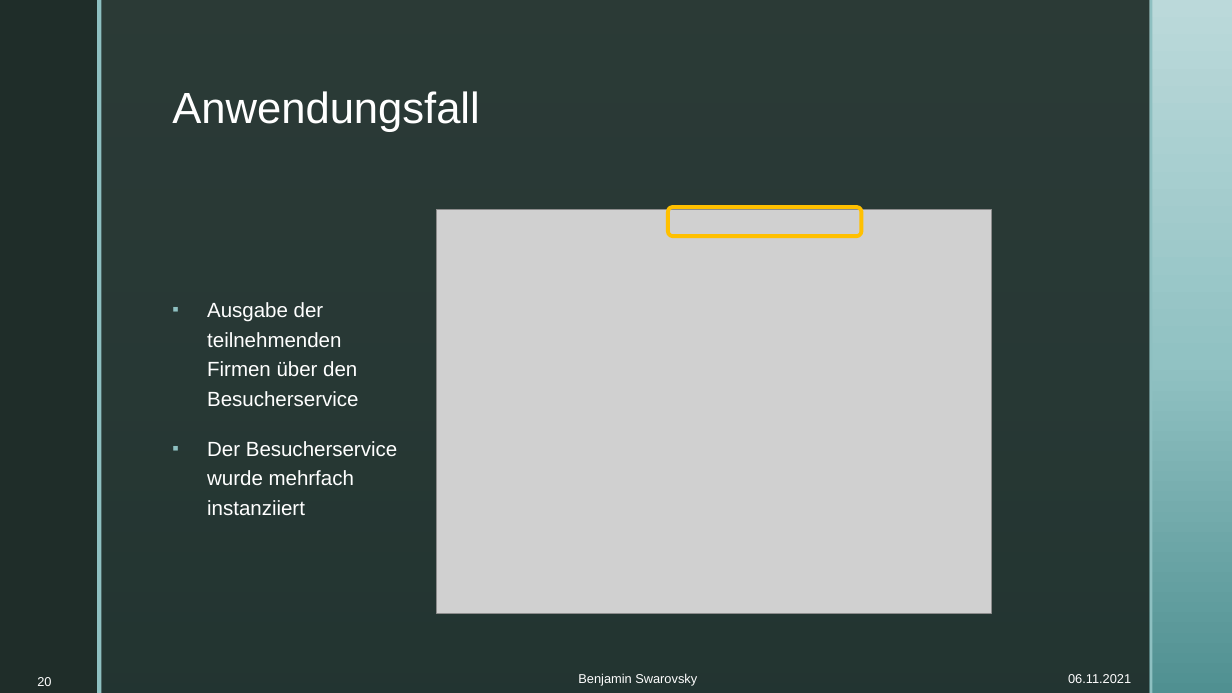
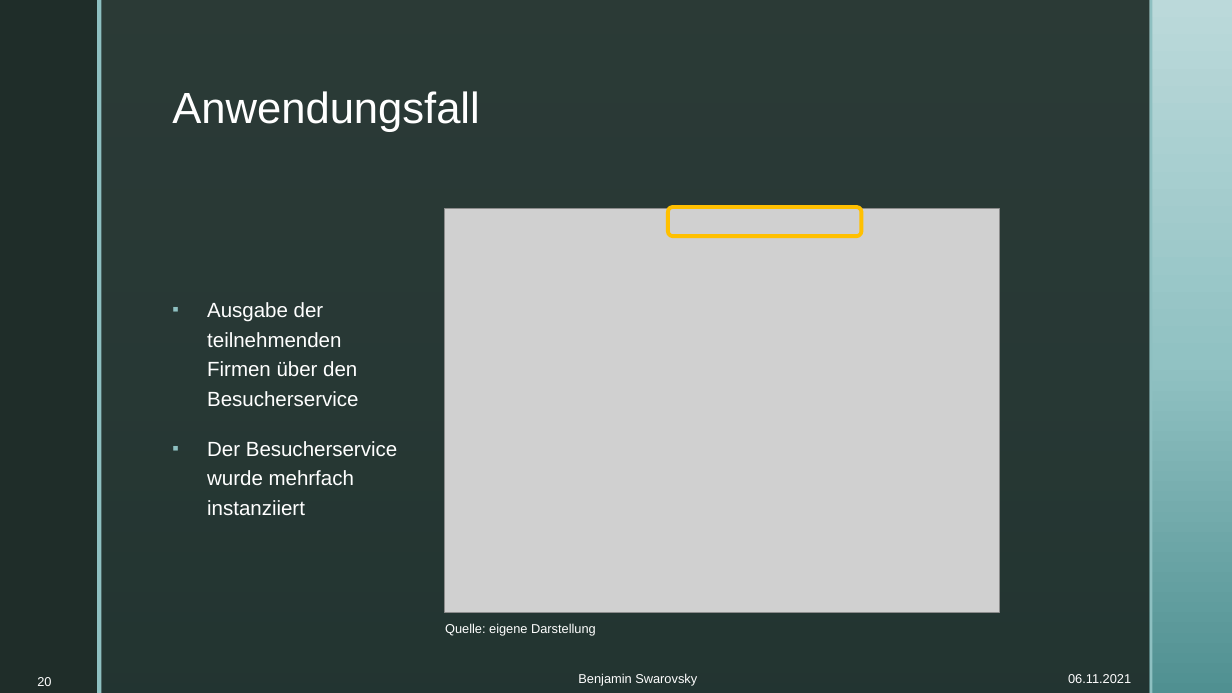
Before and after one commit to BenjaminS01/Abschluss, a slide deck: slide 20 of Vortrag.pptx. Drawn at 1232x693 pixels with LibreOffice and Linux fonts; fonts in the diff are those of the drawing; grey boxes stand for pictures; background and template pictures are left out. Boxes give left, top, right and bottom in pixels: in the first picture for what was removed or moved away, otherwise in the second. Text is boxed around its words. In the diff, an @@ line names an element or a change of style, - is before the commit and + after.

Commit message:
Quellen fertig

```diff
--- a/Vortrag.pptx
+++ b/Vortrag.pptx
@@ picture: place and size @@
-picture at bbox=[436, 210, 992, 614]
+picture at bbox=[445, 209, 1000, 613]
@@ text added at bbox=[445, 623, 596, 636], 10 pt, text #FFFFFF @@
+Quelle: eigene Darstellung
```
Also in this commit, not shown: 9 other slides changed, 2 slides added.
